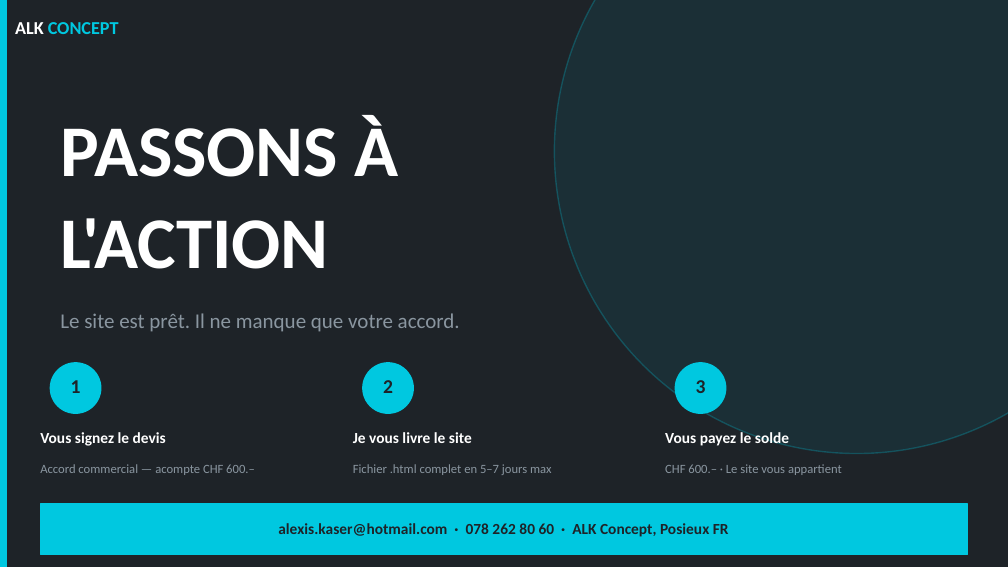
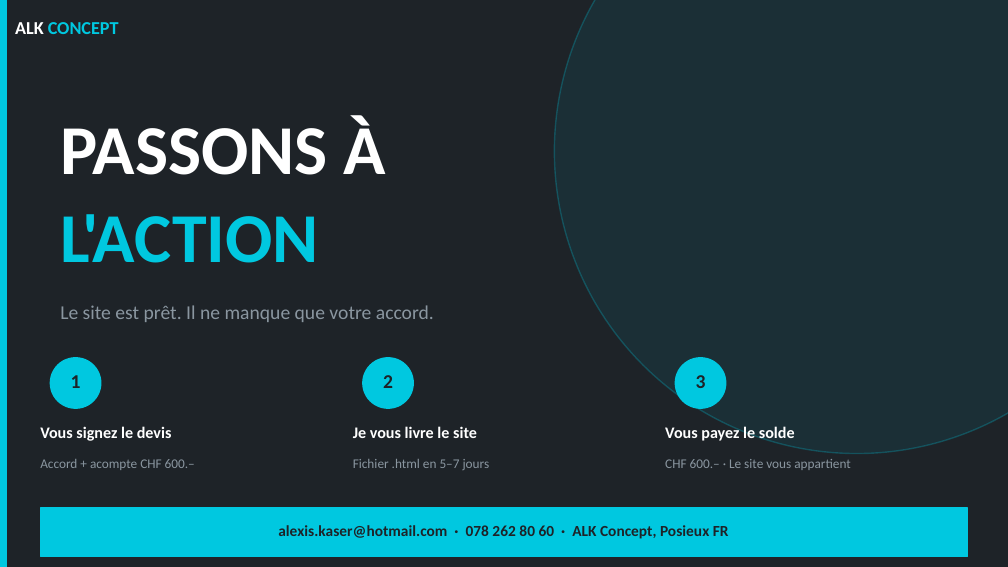
Before and after one commit to Alexisksr/garage-demo, a slide deck: slide 11 of garage auto essaie/ALK-presentation.pptx (slide 10 before the commit). Drawn at 1008x567 pixels with LibreOffice and Linux fonts; fonts in the diff are those of the drawing. Boxes give left, top, right and bottom in pixels: in the first picture for what was removed or moved away, otherwise in the second. Text is boxed around its words. In the diff, an @@ line names an element or a change of style, - is before the commit and + after.

```diff
--- a/garage auto essaie/ALK-presentation.pptx
+++ b/garage auto essaie/ALK-presentation.pptx
@@ text "PASSONS À" at (60,116,386,263): size 52 to 50 pt; text colour #FFFFFF to #00C8E0 in "L'ACTION" @@
@@ text "Le site est prêt. Il ..." at (60,305,434,322): size 15 to 14 pt @@
@@ 4 texts, 3 ellipses: place and size @@
-4 texts, 3 ellipses at (50,313,726,413)
+4 texts, 3 ellipses at (50,305,726,408)
@@ size 11 to 11.5 pt in 3 elements at (40,426,172,441), (353,426,477,438), (665,426,795,444) @@
@@ text at (40,459,195,470): text changed; size 9 to 9.5 pt @@
-Accord commercial — acompte CHF 600.–
+Accord + acompte CHF 600.–
@@ text at (353,459,490,470): text changed; size 9 to 9.5 pt @@
-Fichier .html complet en 5–7 jours max
+Fichier .html en 5–7 jours
@@ text "CHF 600.– · Le site ..." at (665,459,850,470): size 9 to 9.5 pt @@
@@ rectangle: place and size @@
-rectangle at (40,504,968,554)
+rectangle at (40,508,968,556)
```
Also in this commit, not shown: 8 other slides changed, 3 slides added, 1 slide removed, 6 other files.
